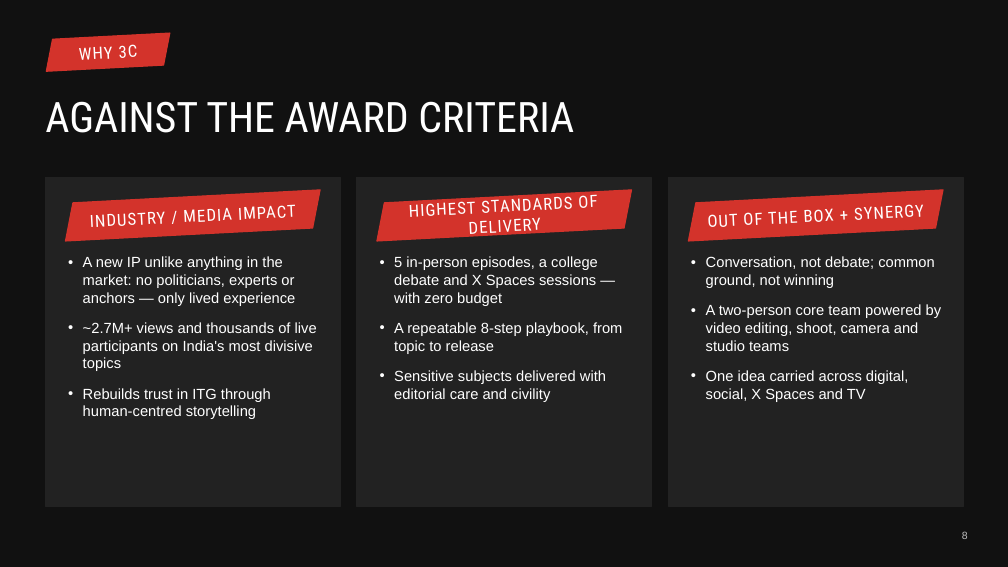
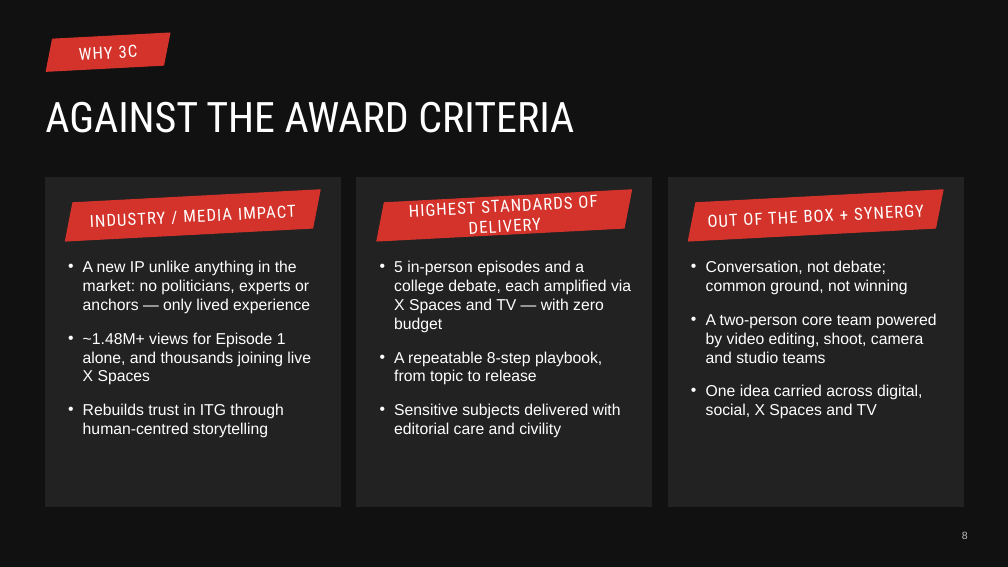
Before and after one commit to puneetnayak31-svg/nayak, a slide deck: slide 8 of chairmans-award/3C_Chairmans_Award_Team.pptx. Drawn at 1008x567 pixels with LibreOffice and Linux fonts; fonts in the diff are those of the drawing; background and template pictures are left out. Boxes give left, top, right and bottom in pixels: in the first picture for what was removed or moved away, otherwise in the second. Text is boxed around its words. In the diff, an @@ line names an element or a change of style, - is before the commit and + after.

```diff
--- a/chairmans-award/3C_Chairmans_Award_Team.pptx
+++ b/chairmans-award/3C_Chairmans_Award_Team.pptx
@@ text at [83,260,310,438]: size 14 to 15 pt in "A new IP unlike anything in the ...", "Rebuilds trust in ITG through human-centred storytelling"; more space between paragraphs @@
@@ text at [394,260,631,333]: text changed; size 14 to 15 pt @@
-• 5 in-person episodes, a college debate and X Spaces sessions — with zero budget
+• 5 in-person episodes and a college debate, each amplified via X Spaces and TV — with zero budget
@@ text "Conversation, not debate; common ground, ..." at [706,260,936,419]: size 14 to 15 pt; more space between paragraphs @@
@@ text at [83,332,311,385]: text changed; size 14 to 15 pt @@
-• ~2.7M+ views and thousands of live participants on India's most divisive topics
+• ~1.48M+ views for Episode 1 alone, and thousands joining live X Spaces
@@ text at [394,351,621,438]: size 14 to 15 pt in "A repeatable 8-step playbook, from topic to ...", "Sensitive subjects delivered with editorial care and ..."; more space between paragraphs @@
```
Also in this commit, not shown: 6 other slides changed, 2 other files.
